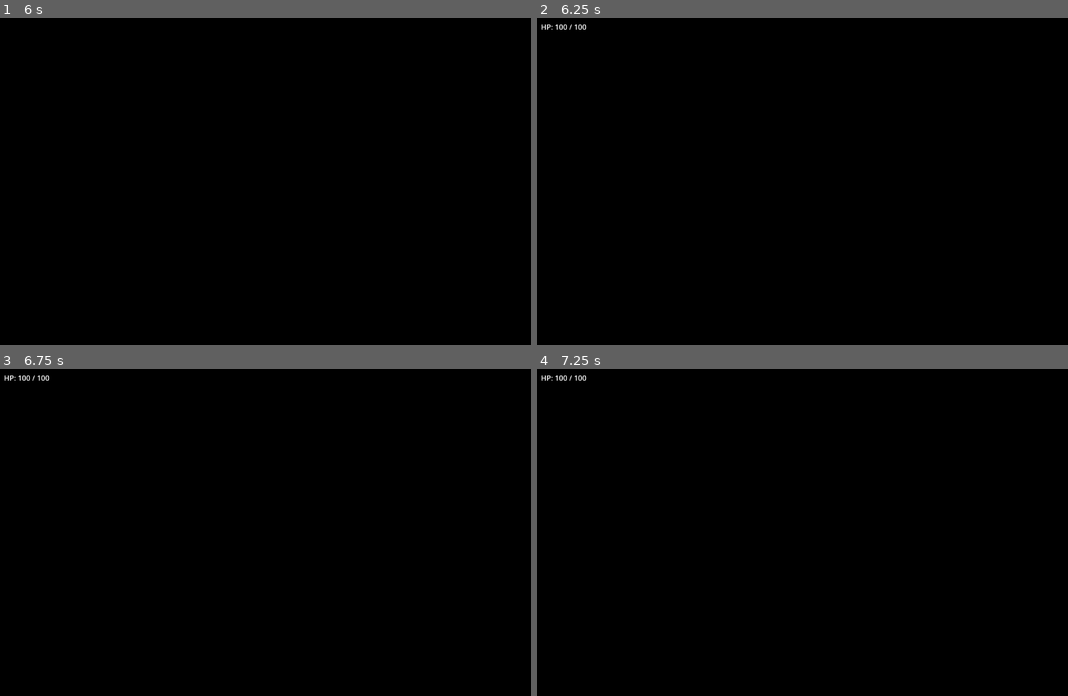
Above: before the commit, frames 1-4 (two rows, left to right).
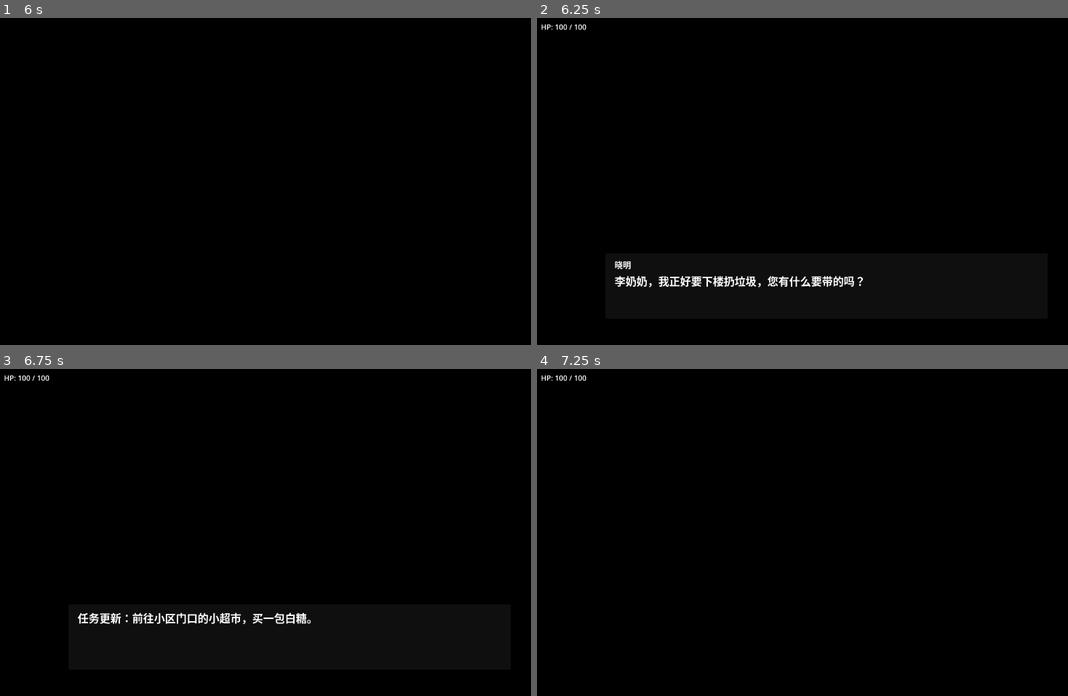
Above: after the commit, the same moments.

Repository: KXAND/BlindWalker
Game: Godot game, scene res://scenes/main/LoadingScreen.tscn
Same seed, same stepped clock (60 frames per second), same inputs: the game is played once before the commit and once after it.
Inputs (mouse positions are in pixels of both pictures, inside the frame that each line leads up to):
- Up to frame 1 (6 s): tap Enter at 0.5, 2, 4.25 s; hold W 0.53-1.28 s; tap Space at 0.6, 0.77, 1.07, 1.25, 1.52, 1.55, 1.82, 2.3, 3.02, 3.05, 3.32, 3.5, 3.6, 3.77, 4.07, 4.52, 4.55, 4.82, 5, 5.3 s; click (292, 181) at 0.67 s; move the mouse to (175, 197) at 1.27 s; tap Shift at 1.35, 4.35 s; move the mouse to (345, 109) at 2.02 s; hold W 2.03-3.53 s; tap R at 2.1, 5.1 s; move the mouse to (260, 246) at 2.77 s; tap H at 2.85, 5.85 s; click (260, 246) at 2.92 s; move the mouse to (461, 230) at 3.52 s; tap Escape at 4.15 s; move the mouse to (116, 132) at 4.27 s; move the mouse to (318, 181) at 5.02 s; click (318, 181) at 5.17 s; move the mouse to (201, 99) at 5.77 s; hold W from 5.78 s (still down)
- Up to frame 2 (6.25 s): keep holding W; tap Space at 6.02, 6.05 s
- Up to frame 3 (6.75 s): keep holding W; tap Space at 6.32, 6.6 s; move the mouse to (323, 532) at 6.52 s
- Up to frame 4 (7.25 s): keep holding W; tap Space at 6.77, 7.07 s

Frame 1 is identical in both runs. In frame 2, 1.0% of the frame differs, in the area x 14-62%, y 74-83%; in frame 3, 0.8%; in frame 4, nothing differs.

Commit message:
feat(narrative): add sequence playback sample (adr #0009)

Diff:
--- /dev/null
+++ b/assets/narrative/sample_neighbor_request.tres
@@ -0,0 +1,34 @@
+[gd_resource type="Resource" script_class="NarrativeSequence" load_steps=6 format=3]
+
+[ext_resource type="Script" path="res://scripts/core/NarrativeSequence.gd" id="1_sequence"]
+[ext_resource type="Script" path="res://scripts/core/NarrativeLine.gd" id="2_line"]
+
+[sub_resource type="Resource" id="NarrativeLine_1"]
+script = ExtResource("2_line")
+speaker_id = &"xiaoming"
+speaker_name = "晓明"
+text = "李奶奶，我正好要下楼扔垃圾，您有什么要带的吗？"
+audio_id = &"ui_click"
+duration = 3.0
+
+[sub_resource type="Resource" id="NarrativeLine_2"]
+script = ExtResource("2_line")
+speaker_id = &"li_grandma"
+speaker_name = "李奶奶"
+text = "晓明啊，能不能顺路帮我去小区门口的小超市买一包白糖？"
+duration = 3.2
+
+[sub_resource type="Resource" id="NarrativeLine_3"]
+script = ExtResource("2_line")
+speaker_id = &""
+speaker_name = ""
+text = "任务更新：前往小区门口的小超市，买一包白糖。"
+duration = 2.6
+
+[resource]
+script = ExtResource("1_sequence")
+sequence_id = &"sample_neighbor_request"
+lines = [SubResource("NarrativeLine_1"), SubResource("NarrativeLine_2"), SubResource("NarrativeLine_3")]
+lock_input = true
+lock_gameplay = true
+default_line_duration = 3.0
--- a/scenes/main/Main.tscn
+++ b/scenes/main/Main.tscn
@@ -12,6 +12,7 @@
 [ext_resource type="Resource" path="res://assets/contact_profiles/tiles.tres" id="contact_profile_tiles"]
 [ext_resource type="Resource" path="res://assets/contact_profiles/wood_or_shelf.tres" id="contact_profile_wood_or_shelf"]
 [ext_resource type="Script" uid="uid://c16umi7cv7tt8" path="res://scripts/ui/CutsceneManager.gd" id="cutscene_manager"]
+[ext_resource type="Resource" path="res://assets/narrative/sample_neighbor_request.tres" id="narrative_sample_neighbor"]
 [ext_resource type="Script" uid="uid://xrtqdwhjbips" path="res://scripts/player/GaitController.gd" id="gait_controller"]
 [ext_resource type="Script" uid="uid://dkv1v1iyyauku" path="res://scripts/ui/GameOverUI.gd" id="game_over_ui"]
 [ext_resource type="Script" uid="uid://c6mnjj6fu38dm" path="res://scripts/ui/HealthUI.gd" id="health_ui"]
@@ -132,6 +133,8 @@
 
 [node name="CutsceneManager" type="Node" parent="GameViewportContainer/GameViewport/GameRoot" unique_id=1922000117]
 script = ExtResource("cutscene_manager")
+initial_sequence = ExtResource("narrative_sample_neighbor")
+play_initial_sequence_on_ready = true
 
 [node name="TargetArea" type="Area3D" parent="GameViewportContainer/GameViewport/GameRoot" unique_id=844876083]
 transform = Transform3D(1, 0, 0, 0, 1, 0, 0, 0, 1, -5.6094437, 0.9158894, -20)
--- a/scripts/core/AudioManager.gd
+++ b/scripts/core/AudioManager.gd
@@ -71,6 +71,11 @@
 	_player_2d.volume_db = master_volume_db + volume_db
 	_player_2d.stream = _resolve_stream(sound_id, source)
 	_player_2d.play()
+
+
+func stop_2d() -> void:
+	if is_instance_valid(_player_2d) and _player_2d.playing:
+		_player_2d.stop()
 
 
 ## 停止所有正在播放的音频流，供场景 reload 前调用。
--- a/scripts/core/GameState.gd
+++ b/scripts/core/GameState.gd
@@ -6,6 +6,7 @@
 var current_state: State = State.LOADING
 
 var _cutscene_active: bool = false
+var _gameplay_locked: bool = false
 
 
 func _ready() -> void:
@@ -19,12 +20,16 @@
 
 
 func set_victory() -> void:
+	if _gameplay_locked:
+		return
 	if current_state != State.PLAYING:
 		return
 	_transition_to(State.SUCCESS)
 
 
 func set_failure() -> void:
+	if _gameplay_locked:
+		return
 	if current_state != State.PLAYING:
 		return
 	_transition_to(State.FAILURE)
@@ -38,6 +43,14 @@
 	_cutscene_active = active
 
 
+func set_gameplay_locked(active: bool) -> void:
+	_gameplay_locked = active
+
+
+func is_gameplay_locked() -> bool:
+	return _gameplay_locked
+
+
 func is_input_enabled() -> bool:
 	return current_state == State.PLAYING and not _cutscene_active
 
@@ -47,6 +60,8 @@
 ## 必须在 reload_current_scene() 之前调用，否则新场景的 set_playing() 守卫会卡住。
 func reset_to_loading() -> void:
 	current_state = State.LOADING
+	_cutscene_active = false
+	_gameplay_locked = false
 
 
 func _on_player_died() -> void:
--- /dev/null
+++ b/scripts/core/NarrativeLine.gd
@@ -0,0 +1,9 @@
+class_name NarrativeLine
+extends Resource
+## 叙事行：叙事序列中的单条台词或旁白。
+
+@export var speaker_id: StringName = &""
+@export var speaker_name: String = ""
+@export_multiline var text: String = ""
+@export var audio_id: StringName = &""
+@export var duration: float = 0.0
--- /dev/null
+++ b/scripts/core/NarrativeSequence.gd
@@ -0,0 +1,9 @@
+class_name NarrativeSequence
+extends Resource
+## 叙事序列：按顺序播放的线性剧情内容。
+
+@export var sequence_id: StringName = &""
+@export var lines: Array = []
+@export var lock_input: bool = true
+@export var lock_gameplay: bool = true
+@export var default_line_duration: float = 2.0
--- a/scripts/gameplay/TargetArea.gd
+++ b/scripts/gameplay/TargetArea.gd
@@ -8,5 +8,7 @@
 
 
 func _on_body_entered(body: Node3D) -> void:
+	if GameState.is_gameplay_locked():
+		return
 	if body.is_in_group("player"):
 		GameState.set_victory()
--- a/scripts/player/GaitController.gd
+++ b/scripts/player/GaitController.gd
@@ -168,6 +168,8 @@
 
 
 func _check_terrain(forward: Vector3) -> void:
+	if GameState.is_gameplay_locked():
+		return
 	if not is_on_floor():
 		return
 
@@ -212,6 +214,8 @@
 
 
 func _detect_wall_hit(pos_before: Vector3) -> void:
+	if GameState.is_gameplay_locked():
+		return
 	if _wall_hit_cooldown > 0.0 or _stagger_timer > 0.0:
 		return
 	# 跌落恢复期内：刚摔过，stagger 不该再叠加；这种"水平没动"是正常的恢复表现
@@ -236,6 +240,8 @@
 
 
 func _do_stagger(forward: Vector3) -> void:
+	if GameState.is_gameplay_locked():
+		return
 	_stagger_timer = stagger_duration
 	global_position -= forward * GameConfig.STAGGER_PUSH_BACK
 	if GameConfig.DEBUG:
@@ -244,6 +250,8 @@
 
 
 func _do_fall(fall_distance: float) -> void:
+	if GameState.is_gameplay_locked():
+		return
 	_fall_recover_timer = fall_recover_time
 	# 摔倒时显式清掉 stagger：stagger 是"撞墙踉跄"，与"跌落"是两件事，不能同时出现
 	_stagger_timer = 0.0
--- a/scripts/player/PlayerAttributes.gd
+++ b/scripts/player/PlayerAttributes.gd
@@ -13,6 +13,10 @@
 
 
 func take_damage(amount: int) -> void:
+	if GameState.is_gameplay_locked():
+		if GameConfig.DEBUG:
+			print("[DEBUG][PlayerAttributes] damage ignored reason=gameplay_locked amount=%d" % amount)
+		return
 	if amount <= 0 or hp <= 0:
 		return
 
--- a/scripts/ui/CutsceneManager.gd
+++ b/scripts/ui/CutsceneManager.gd
@@ -1,61 +1,208 @@
 class_name CutsceneManager
 extends Node
-## 简单演出控制器：播放字幕/相机 tween，并通过 GameState 临时禁用玩家输入。
+## 演出控制器：播放叙事序列，并在播放期间按需锁定输入和 gameplay。
 
 @export var subtitle_label: Label
-@export var cutscene_camera: Camera3D
+@export var speaker_label: Label
 @export var cutscene_duration: float = 2.0
-
-var _active_tween: Tween
-var _camera_start_position: Vector3
+@export var initial_sequence: Resource
+@export var play_initial_sequence_on_ready: bool = false
+
+const CANVAS_LAYER := 5
+const _NarrativeLine = preload("res://scripts/core/NarrativeLine.gd")
+const _NarrativeSequence = preload("res://scripts/core/NarrativeSequence.gd")
+
+var _subtitle_panel: Panel
+var _current_sequence: Resource
+var _line_index: int = -1
+var _line_elapsed: float = 0.0
+var _line_duration: float = 0.0
+var _input_locked_by_sequence: bool = false
+var _gameplay_locked_by_sequence: bool = false
+var _is_playing_sequence: bool = false
 
 
 func _ready() -> void:
 	if not subtitle_label:
-		_create_subtitle_label()
-
-
+		_create_subtitle_ui()
+	if play_initial_sequence_on_ready and initial_sequence:
+		call_deferred("play_sequence", initial_sequence)
+
+
+func _exit_tree() -> void:
+	_clear_narrative_locks()
+
+
+func _process(delta: float) -> void:
+	if not _is_playing_sequence:
+		return
+	_line_elapsed += delta
+	if _line_elapsed >= _line_duration:
+		_advance_line()
+
+
+func _input(event: InputEvent) -> void:
+	if not _is_playing_sequence:
+		return
+	if event is InputEventKey and event.pressed and not event.echo:
+		if event.keycode == KEY_SPACE:
+			get_viewport().set_input_as_handled()
+			_advance_line()
+		elif event.keycode == KEY_ESCAPE:
+			get_viewport().set_input_as_handled()
+			_finish_sequence()
+
+
+## 兼容旧接口：保留按 id 播放单句演出的能力。
 func play(cutscene_id: String) -> void:
-	if _active_tween:
-		_active_tween.kill()
-
-	EventBus.cutscene_started.emit(cutscene_id)
-	GameState.set_cutscene_active(true)
-	_show_subtitle(_subtitle_for(cutscene_id))
-
-	var camera := _resolve_camera()
-	if not camera:
-		_finish_cutscene(cutscene_id)
-		return
-
-	cutscene_camera = camera
-	_camera_start_position = camera.position
-	camera.current = true
-
-	var offset := Vector3(0.0, 0.0, 0.25) if cutscene_id == "intro" else Vector3(0.0, 0.0, -0.25)
-	camera.position = _camera_start_position + offset
-	_active_tween = create_tween()
-	_active_tween.tween_property(camera, "position", _camera_start_position, cutscene_duration)
-	_active_tween.tween_callback(_finish_cutscene.bind(cutscene_id))
-
-
-func _finish_cutscene(cutscene_id: String) -> void:
+	var sequence := _NarrativeSequence.new()
+	sequence.sequence_id = StringName(cutscene_id)
+	sequence.lock_input = true
+	sequence.lock_gameplay = false
+	sequence.default_line_duration = cutscene_duration
+
+	var line := _NarrativeLine.new()
+	line.text = _subtitle_for(cutscene_id)
+	line.duration = cutscene_duration
+	sequence.lines = [line]
+	play_sequence(sequence)
+
+
+func play_sequence(sequence: Resource) -> bool:
+	if not sequence:
+		return false
+	if _is_playing_sequence:
+		if GameConfig.DEBUG:
+			print("[DEBUG][CutsceneManager] sequence rejected reason=already_playing current=%s next=%s" % [
+				_current_sequence.sequence_id,
+				sequence.sequence_id,
+			])
+		return false
+	if sequence.lines.is_empty():
+		if GameConfig.DEBUG:
+			print("[DEBUG][CutsceneManager] sequence ignored reason=no_lines id=%s" % sequence.sequence_id)
+		return false
+
+	_current_sequence = sequence
+	_line_index = -1
+	_is_playing_sequence = true
+	_input_locked_by_sequence = sequence.lock_input
+	_gameplay_locked_by_sequence = sequence.lock_gameplay
+	if _input_locked_by_sequence:
+		GameState.set_cutscene_active(true)
+	if _gameplay_locked_by_sequence:
+		GameState.set_gameplay_locked(true)
+
+	EventBus.cutscene_started.emit(String(sequence.sequence_id))
+	if GameConfig.DEBUG:
+		print("[DEBUG][CutsceneManager] sequence started id=%s lines=%d lock_input=%s lock_gameplay=%s" % [
+			sequence.sequence_id,
+			sequence.lines.size(),
+			sequence.lock_input,
+			sequence.lock_gameplay,
+		])
+
+	_advance_line()
+	return true
+
+
+func is_sequence_playing() -> bool:
+	return _is_playing_sequence
+
+
+func _advance_line() -> void:
+	if not _is_playing_sequence:
+		return
+
+	AudioManager.stop_2d()
+	_line_index += 1
+	if _line_index >= _current_sequence.lines.size():
+		_finish_sequence()
+		return
+
+	var line := _current_sequence.lines[_line_index] as Resource
+	_line_elapsed = 0.0
+	_line_duration = _duration_for(line)
+	_show_line(line)
+	_play_line_audio(line)
+
+	if GameConfig.DEBUG:
+		print("[DEBUG][CutsceneManager] line index=%d speaker=%s text=%s audio=%s duration=%.2f" % [
+			_line_index,
+			line.get("speaker_name"),
+			line.get("text"),
+			line.get("audio_id"),
+			_line_duration,
+		])
+
+
+func _finish_sequence() -> void:
+	if not _is_playing_sequence:
+		return
+
+	var sequence_id := String(_current_sequence.sequence_id)
+	AudioManager.stop_2d()
 	_hide_subtitle()
-	GameState.set_cutscene_active(false)
-	EventBus.cutscene_ended.emit(cutscene_id)
-	_active_tween = null
-
-
-func _show_subtitle(text: String) -> void:
+	_clear_narrative_locks()
+	_current_sequence = null
+	_line_index = -1
+	_line_elapsed = 0.0
+	_line_duration = 0.0
+	_is_playing_sequence = false
+	EventBus.cutscene_ended.emit(sequence_id)
+	if GameConfig.DEBUG:
+		print("[DEBUG][CutsceneManager] sequence ended id=%s" % sequence_id)
+
+
+func _clear_narrative_locks() -> void:
+	if _input_locked_by_sequence:
+		GameState.set_cutscene_active(false)
+	if _gameplay_locked_by_sequence:
+		GameState.set_gameplay_locked(false)
+	_input_locked_by_sequence = false
+	_gameplay_locked_by_sequence = false
+
+
+func _duration_for(line: Resource) -> float:
+	var duration: float = line.get("duration")
+	if duration > 0.0:
+		return duration
+	if _current_sequence and _current_sequence.default_line_duration > 0.0:
+		return _current_sequence.default_line_duration
+	return 2.0
+
+
+func _show_line(line: Resource) -> void:
 	if not subtitle_label:
 		return
-	subtitle_label.text = text
+
+	subtitle_label.text = line.get("text")
 	subtitle_label.visible = true
+	if _subtitle_panel:
+		_subtitle_panel.visible = true
+
+	if not speaker_label:
+		return
+	var speaker_name: String = line.get("speaker_name")
+	var show_speaker := not speaker_name.strip_edges().is_empty()
+	speaker_label.visible = show_speaker
+	speaker_label.text = speaker_name if show_speaker else ""
+
+
+func _play_line_audio(line: Resource) -> void:
+	var audio_id: StringName = line.get("audio_id")
+	if audio_id == &"":
+		return
+	AudioManager.play_2d(String(audio_id), 0.0, &"narrative")
 
 
 func _hide_subtitle() -> void:
 	if subtitle_label:
 		subtitle_label.visible = false
+	if speaker_label:
+		speaker_label.visible = false
+	if _subtitle_panel:
+		_subtitle_panel.visible = false
 
 
 func _subtitle_for(cutscene_id: String) -> String:
@@ -67,37 +214,50 @@
 	return ""
 
 
-func _resolve_camera() -> Camera3D:
-	if cutscene_camera:
-		return cutscene_camera
-
-	var viewport_camera := get_viewport().get_camera_3d()
-	if viewport_camera:
-		return viewport_camera
-
-	for node in get_tree().root.find_children("*", "Camera3D", true, false):
-		var camera := node as Camera3D
-		if camera and camera.current:
-			return camera
-	return null
-
-
-func _create_subtitle_label() -> void:
+func _create_subtitle_ui() -> void:
 	var layer := CanvasLayer.new()
 	layer.name = "CutsceneCanvasLayer"
+	layer.layer = CANVAS_LAYER
 	add_child(layer)
+
+	_subtitle_panel = Panel.new()
+	_subtitle_panel.name = "SubtitlePanel"
+	_subtitle_panel.visible = false
+	_subtitle_panel.anchor_left = 0.12
+	_subtitle_panel.anchor_right = 0.88
+	_subtitle_panel.anchor_top = 0.72
+	_subtitle_panel.anchor_bottom = 0.92
+	_subtitle_panel.offset_left = 0.0
+	_subtitle_panel.offset_right = 0.0
+	_subtitle_panel.offset_top = 0.0
+	_subtitle_panel.offset_bottom = 0.0
+	layer.add_child(_subtitle_panel)
+
+	var margin := MarginContainer.new()
+	margin.name = "SubtitleMargin"
+	margin.set_anchors_preset(Control.PRESET_FULL_RECT)
+	margin.add_theme_constant_override("margin_left", 20)
+	margin.add_theme_constant_override("margin_right", 20)
+	margin.add_theme_constant_override("margin_top", 12)
+	margin.add_theme_constant_override("margin_bottom", 12)
+	_subtitle_panel.add_child(margin)
+
+	var vbox := VBoxContainer.new()
+	vbox.name = "SubtitleVBox"
+	margin.add_child(vbox)
+
+	speaker_label = Label.new()
+	speaker_label.name = "SpeakerLabel"
+	speaker_label.visible = false
+	speaker_label.horizontal_alignment = HORIZONTAL_ALIGNMENT_LEFT
+	speaker_label.add_theme_font_size_override("font_size", 18)
+	vbox.add_child(speaker_label)
 
 	subtitle_label = Label.new()
 	subtitle_label.name = "SubtitleLabel"
 	subtitle_label.visible = false
-	subtitle_label.horizontal_alignment = HORIZONTAL_ALIGNMENT_CENTER
+	subtitle_label.autowrap_mode = TextServer.AUTOWRAP_WORD_SMART
+	subtitle_label.horizontal_alignment = HORIZONTAL_ALIGNMENT_LEFT
 	subtitle_label.vertical_alignment = VERTICAL_ALIGNMENT_CENTER
-	subtitle_label.anchor_left = 0.15
-	subtitle_label.anchor_right = 0.85
-	subtitle_label.anchor_top = 0.78
-	subtitle_label.anchor_bottom = 0.92
-	subtitle_label.offset_left = 0.0
-	subtitle_label.offset_right = 0.0
-	subtitle_label.offset_top = 0.0
-	subtitle_label.offset_bottom = 0.0
-	layer.add_child(subtitle_label)
+	subtitle_label.add_theme_font_size_override("font_size", 24)
+	vbox.add_child(subtitle_label)
Not shown, added: scripts/core/NarrativeLine.gd.uid
Not shown, added: scripts/core/NarrativeSequence.gd.uid
Not shown, changed: CONTEXT.md
Not shown, added: docs/adr/0009-narrative-sequence.md
